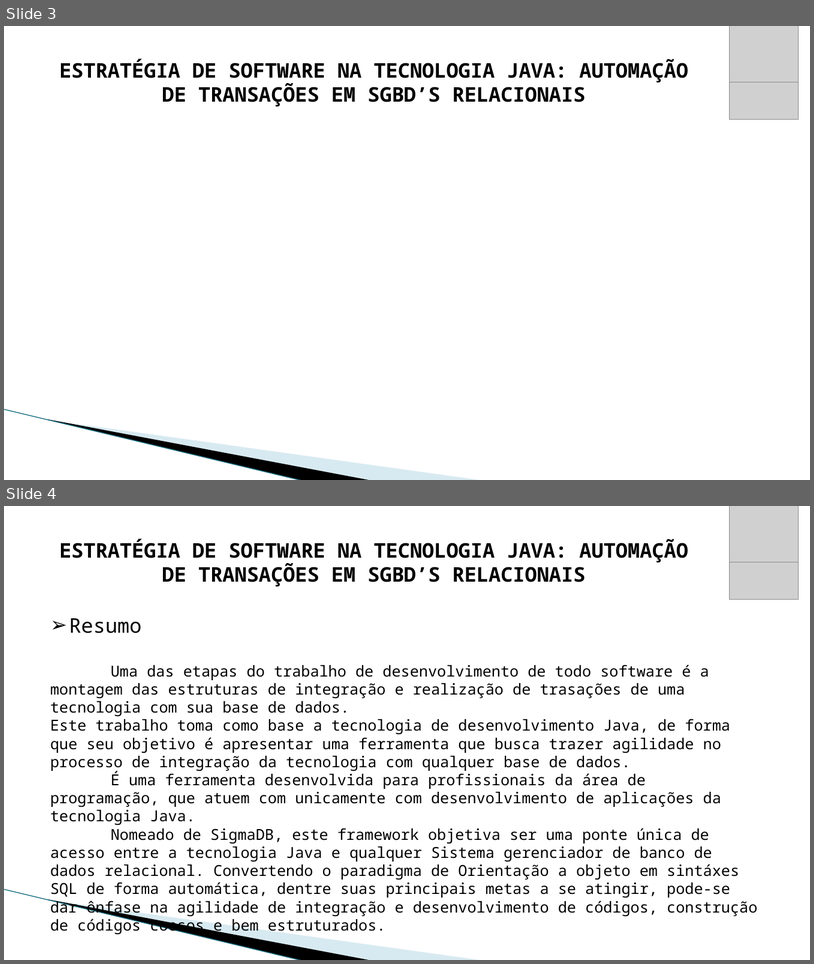
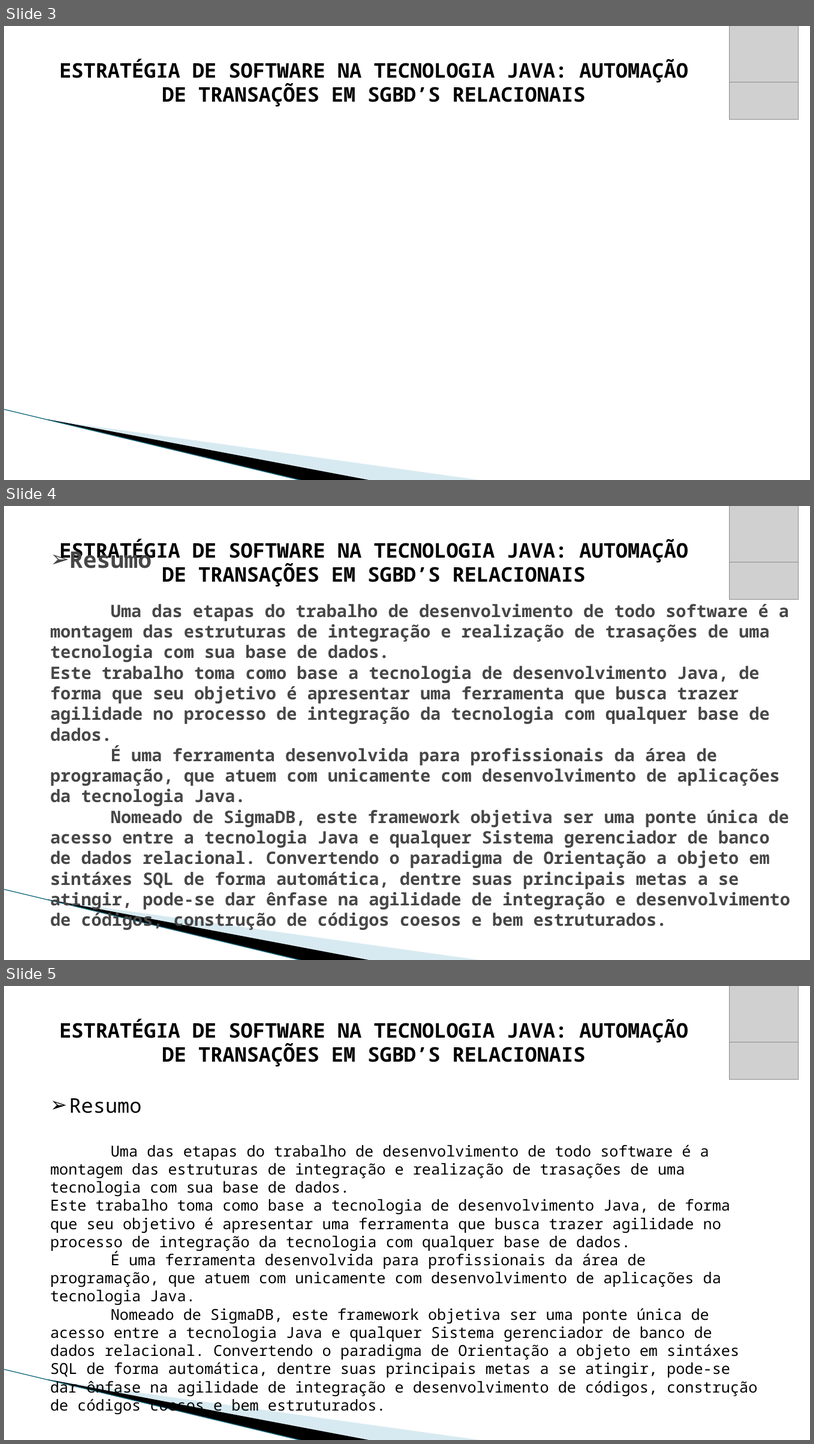
Before and after one commit to iggomesm/TCC, a slide deck: Apresentação.pptx. Shown one above the other, each under a label of ours: slides 3 and 4 before the commit, slides 3, 4 and 5 after it. The pictures are 814x964 and 814x1444 pixels, drawn with LibreOffice and Linux fonts; fonts in the diff are those of the drawing; grey boxes stand for pictures; background and template pictures are left out. Boxes give left, top, right and bottom in pixels: in the first picture for what was removed or moved away, otherwise in the second. Text is boxed around its words. In the diff, an @@ line names an element or a change of style, - is before the commit and + after.

```diff
--- a/Apresentação.pptx
+++ b/Apresentação.pptx
@@ slide 4 added at bbox=[4, 506, 810, 960], background #FFFFFF; not listed: 3 template elements that a slide beside it also shows @@
@@ picture added at bbox=[730, 506, 799, 568] @@
@@ title added at bbox=[162, 539, 689, 586], 24 pt, text #000000, bold @@
+ESTRATÉGIA DE SOFTWARE NA TECNOLOGIA JAVA: AUTOMAÇÃO DE TRANSAÇÕES EM SGBD’S RELACIONAIS
@@ text added at bbox=[50, 547, 791, 930], 20.4 pt, text #464646, bold @@
+➢ Resumo
+Uma das etapas do trabalho de desenvolvimento de todo software é a montagem das estruturas de integração e realização de trasações de uma tecnologia com sua base de dados.
+Este trabalho toma como base a tecnologia de desenvolvimento Java, de forma que seu objetivo é apresentar uma ferramenta que busca trazer agilidade no processo de integração da tecnologia com qualquer base de dados.
+É uma ferramenta desenvolvida para profissionais da área de programação, que atuem com unicamente com desenvolvimento de aplicações da tecnologia Java.
+Nomeado de SigmaDB, este framework objetiva ser uma ponte única de acesso entre a tecnologia Java e qualquer Sistema gerenciador de banco de dados relacional. Convertendo o paradigma de Orientação a objeto em sintáxes SQL de forma automática, dentre suas principais metas a se atingir, pode-se dar ênfase na agilidade de integração e desenvolvimento de códigos, construção de códigos coesos e bem estruturados.
@@ picture added at bbox=[730, 562, 799, 600] @@
@@ what was slide 4 is now slide 5 @@
```
Also in this commit, not shown: 36 other files.
